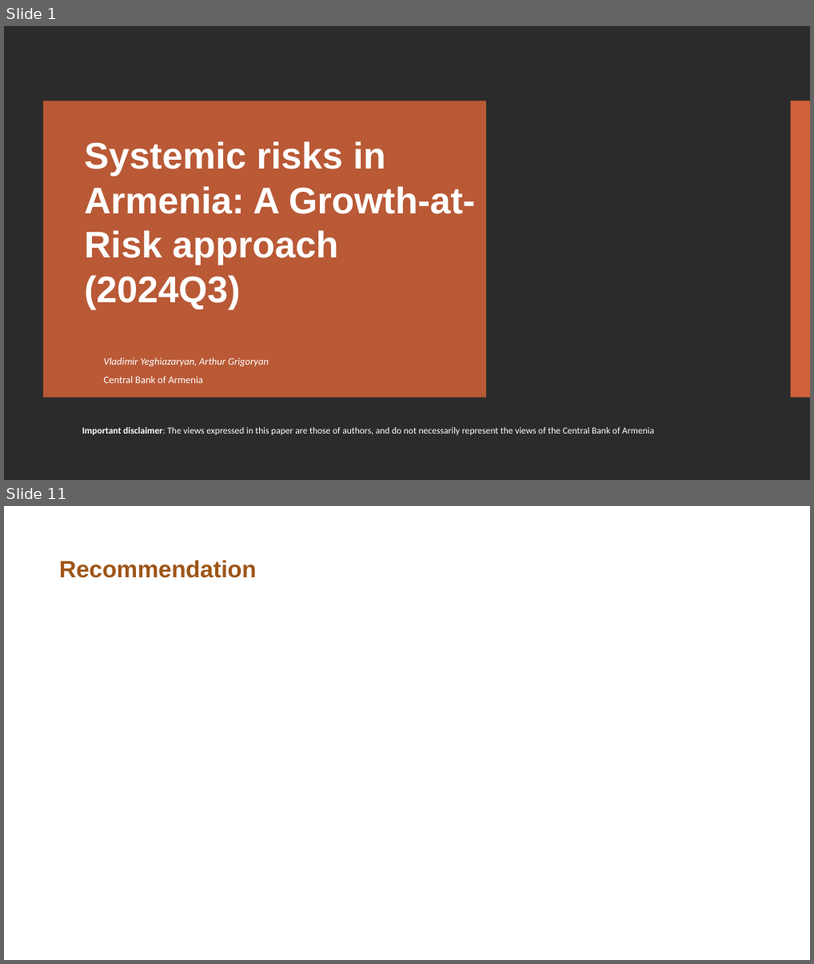
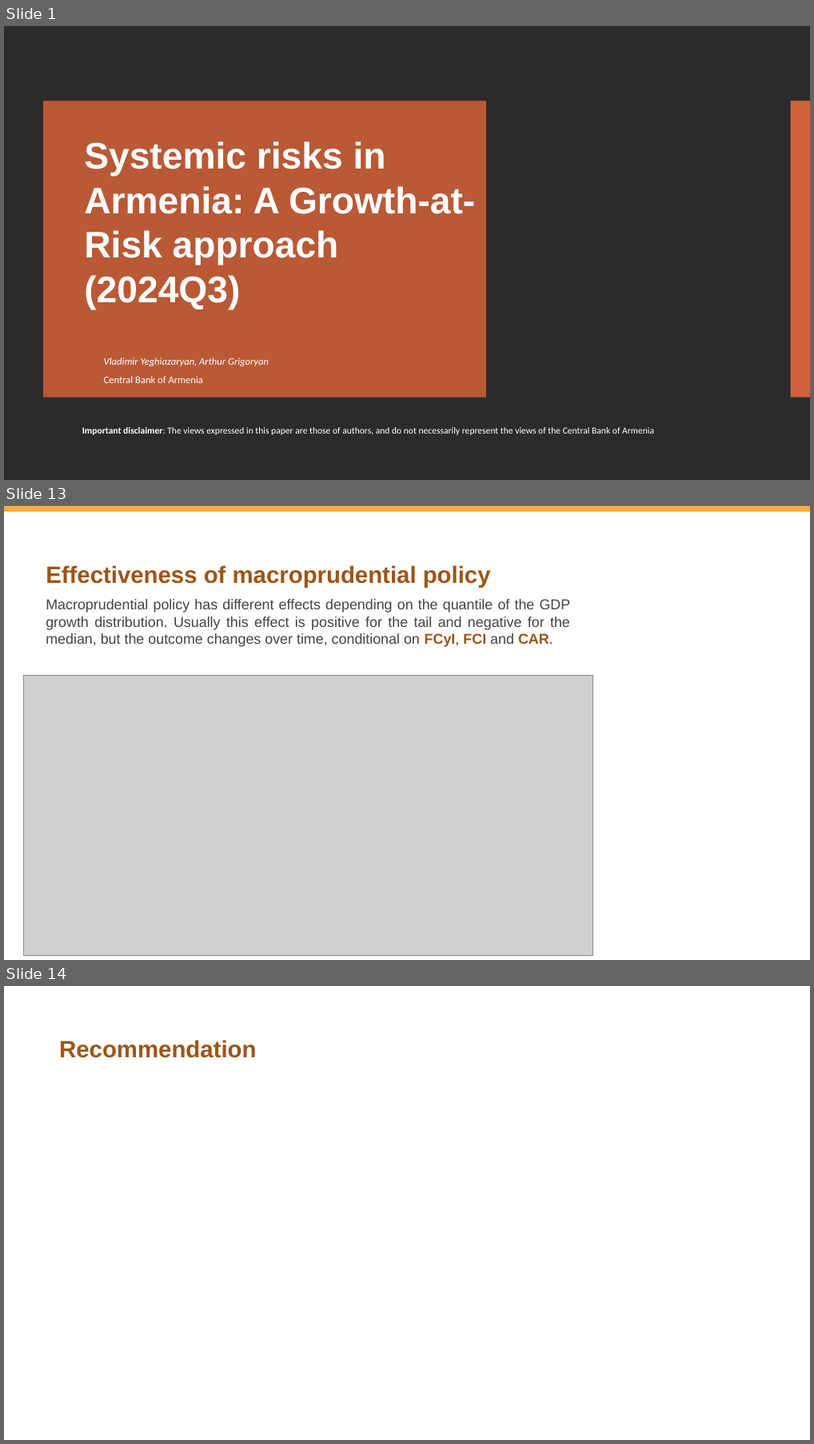
Before and after one commit to vlad-yeghiazaryan/armenian-gar, a slide deck: Presentations/Growth at Risk Armenia periodical 2024Q3.pptx. Shown one above the other, each under a label of ours: slides 1 and 11 before the commit, slides 1, 13 and 14 after it; the slides between them are not shown. The pictures are 814x964 and 814x1444 pixels, drawn with LibreOffice and Linux fonts; fonts in the diff are those of the drawing; grey boxes stand for pictures; background and template pictures are left out; a plain dark background stands for a picture behind light text. Boxes give left, top, right and bottom in pixels: in the first picture for what was removed or moved away, otherwise in the second. Text is boxed around its words. In the diff, an @@ line names an element or a change of style, - is before the commit and + after.

```diff
--- a/Presentations/Growth at Risk Armenia periodical 2024Q3.pptx
+++ b/Presentations/Growth at Risk Armenia periodical 2024Q3.pptx
@@ slide 13 added at (x1=4, y1=506, x2=810, y2=960), background #FFFFFF @@
@@ rectangle added at (x1=4, y1=506, x2=810, y2=512), fill #FFAB40 @@
@@ title added at (x1=46, y1=565, x2=491, y2=588), 28 pt, text #9E5416, bold @@
+Effectiveness of macroprudential policy
@@ text added at (x1=46, y1=599, x2=571, y2=647), 17 pt, text #434343 @@
+Macroprudential policy has different effects depending on the quantile of the GDP growth distribution. Usually this effect is positive for the tail and negative for the median, but the outcome changes over time, conditional on FCyI, FCI and CAR.
@@ picture added at (x1=24, y1=675, x2=594, y2=955) @@
@@ what was slide 11 is now slide 14 @@
```
Also in this commit, not shown: 6 slides changed, 4 other slides added, 6 slides removed, 17 other files.
